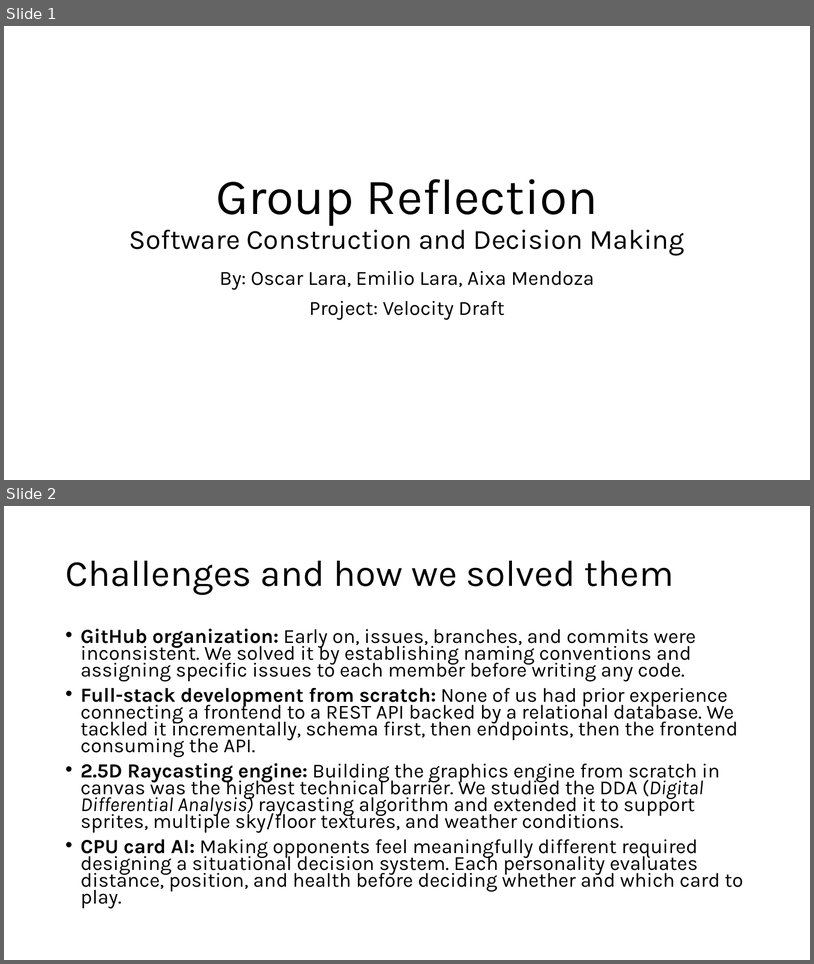
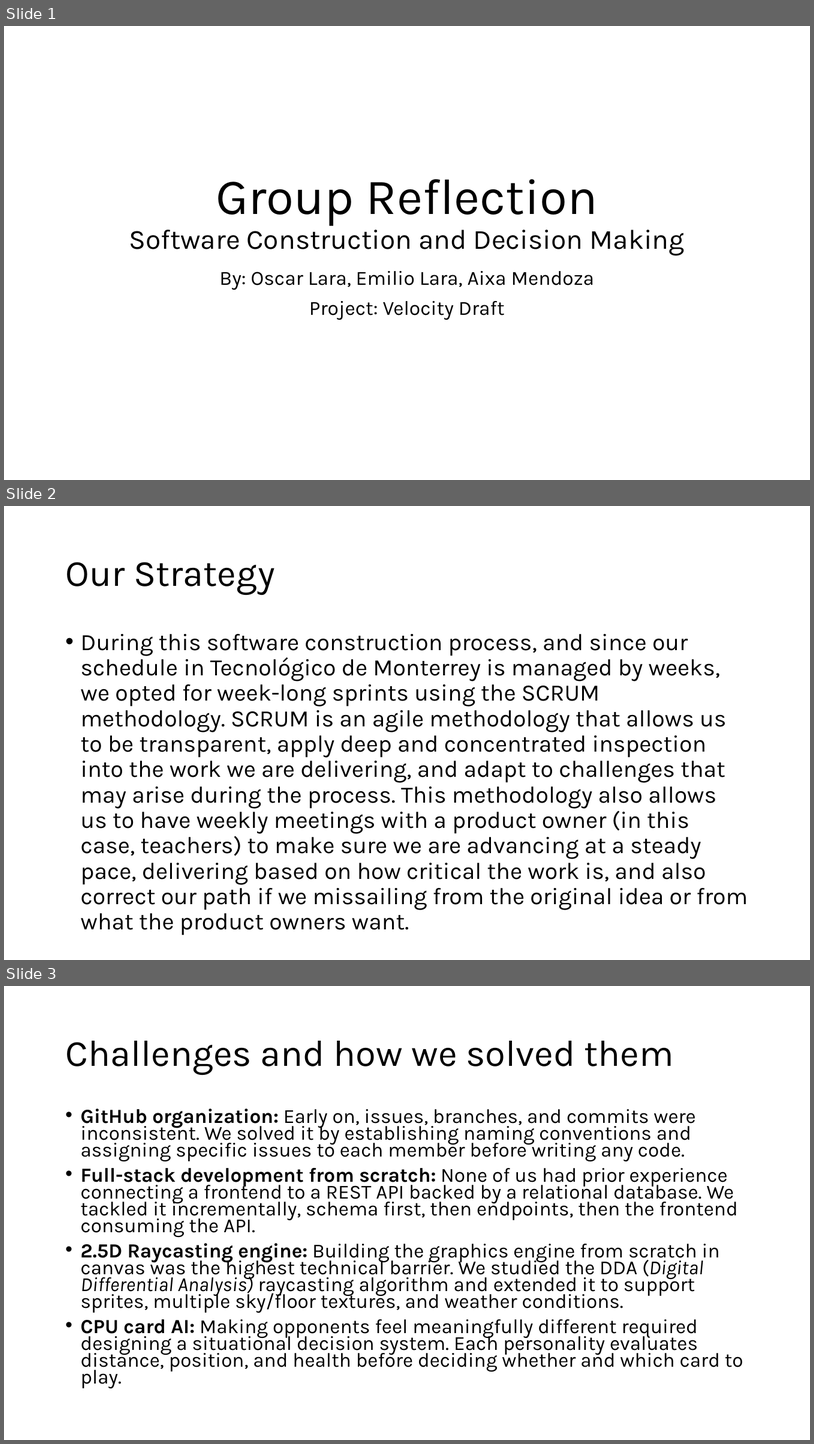
Before and after one commit to Oscarmle06/Videojuego_Software, a slide deck: Presentation/GroupReflection.pptx. Shown one above the other, each under a label of ours: slides 1 and 2 before the commit, slides 1, 2 and 3 after it. The pictures are 814x964 and 814x1444 pixels, drawn with LibreOffice and Linux fonts; fonts in the diff are those of the drawing. Boxes give left, top, right and bottom in pixels: in the first picture for what was removed or moved away, otherwise in the second. Text is boxed around its words. In the diff, an @@ line names an element or a change of style, - is before the commit and + after.

Commit message:
Added small fix to presentation
Added a slide to the pptx

```diff
--- a/Presentation/GroupReflection.pptx
+++ b/Presentation/GroupReflection.pptx
@@ slide 2 added at (4, 506, 810, 960), background #FFFFFF @@
@@ title added at (65, 562, 275, 595), 44 pt, text #000000 @@
+Our Strategy
@@ text added at (81, 634, 749, 910), 28 pt, text #000000 @@
+• During this software construction process, and since our schedule in Tecnológico de Monterrey is managed by weeks, we opted for week-long sprints using the SCRUM methodology. SCRUM is an agile methodology that allows us to be transparent, apply deep and concentrated inspection into the work we are delivering, and adapt to challenges that may arise during the process. This methodology also allows us to have weekly meetings with a product owner (in this case, teachers) to make sure we are advancing at a steady pace, delivering based on how critical the work is, and also correct our path if we missailing from the original idea or from what the product owners want.
@@ what was slide 2 is now slide 3 @@
```
